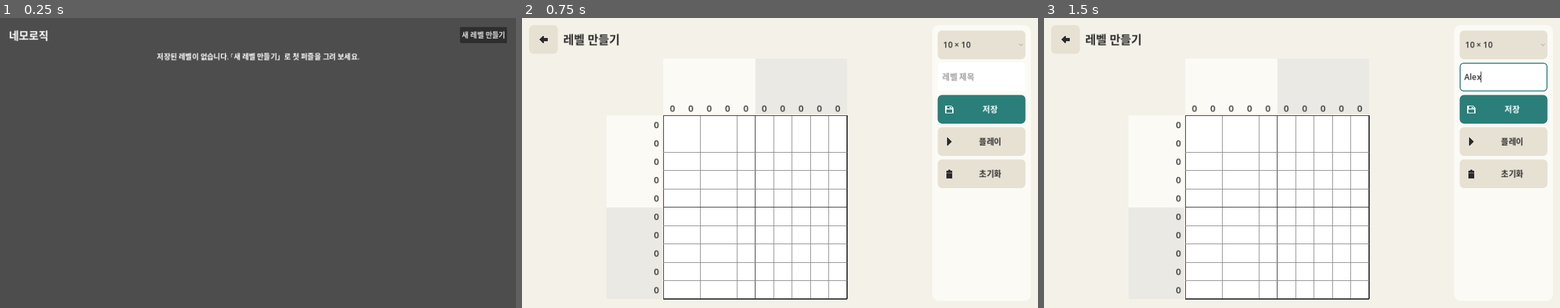
Above: before the commit, frames 1-3 (left to right).
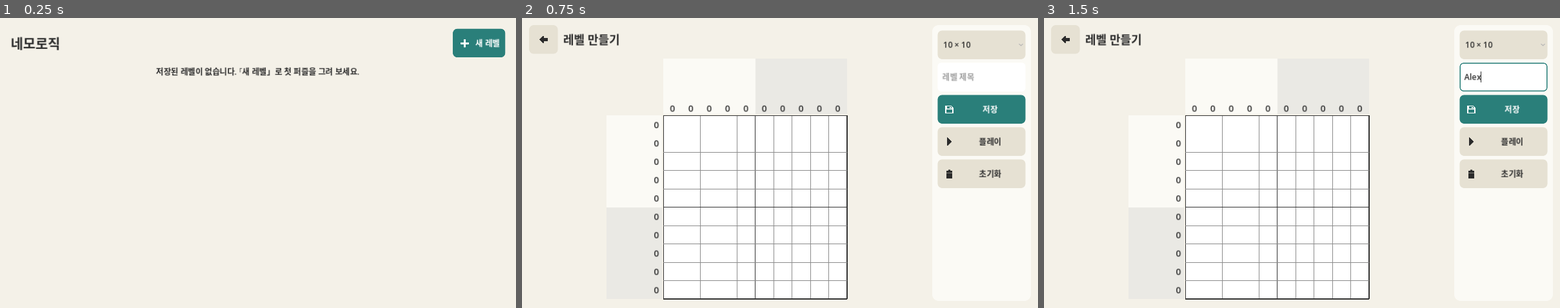
Above: after the commit, the same moments.

Repository: juooy/Nonogram
Game: Godot game, scene res://scenes/LevelSelect.tscn
The game is run twice, just before and just after one commit, with the same random seed, the same clock (stepped at 60 frames per second) and the same inputs.
Inputs (mouse positions are in pixels of both pictures, inside the frame that each line leads up to):
- Up to frame 1 (0.25 s): no input
- Up to frame 2 (0.75 s): click "새 레벨 만들기" (after the commit: "새 레벨") at 0.5 s
- Up to frame 3 (1.5 s): click (1503, 76) at 1.27 s; type "Alex" at 1.35 s

The runs differ from the first frame. In frame 1, 100% of the frame differs, in the area x 0-100%, y 0-100%; in frame 2, nothing differs; in frame 3, nothing differs.

Commit message:
feat(ui): LevelSelect 테마 + 캡처 도구 창 크기 옵션
- 종이 톤 배경, 「＋ 새 레벨」 AccentButton, 64px 카드형 목록 행
- tools/screenshot.gd: WxH 창 크기 인자, solve 플래그 위치 무관
- 실기기(Pixel 5a) 확인: 목록·에디터·플레이·펜 전환·클리어

Co-Authored-By: Claude Opus 5 <noreply@anthropic.com>

Diff:
--- a/scenes/LevelSelect.tscn
+++ b/scenes/LevelSelect.tscn
@@ -1,6 +1,7 @@
-[gd_scene load_steps=2 format=3]
+[gd_scene load_steps=3 format=3]
 
 [ext_resource type="Script" path="res://scripts/LevelSelectScene.gd" id="1"]
+[ext_resource type="Texture2D" path="res://assets/icons/plus.png" id="2"]
 
 [node name="LevelSelect" type="Control"]
 layout_mode = 3
@@ -9,15 +10,22 @@
 anchor_bottom = 1.0
 script = ExtResource("1")
 
+[node name="Background" type="ColorRect" parent="."]
+layout_mode = 1
+anchors_preset = 15
+anchor_right = 1.0
+anchor_bottom = 1.0
+color = Color(0.956863, 0.945098, 0.909804, 1)
+
 [node name="MarginContainer" type="MarginContainer" parent="."]
 layout_mode = 1
 anchors_preset = 15
 anchor_right = 1.0
 anchor_bottom = 1.0
-theme_override_constants/margin_left = 20
-theme_override_constants/margin_top = 20
-theme_override_constants/margin_right = 20
-theme_override_constants/margin_bottom = 20
+theme_override_constants/margin_left = 24
+theme_override_constants/margin_top = 24
+theme_override_constants/margin_right = 24
+theme_override_constants/margin_bottom = 24
 
 [node name="VBox" type="VBoxContainer" parent="MarginContainer"]
 layout_mode = 2
@@ -29,19 +37,22 @@
 [node name="Title" type="Label" parent="MarginContainer/VBox/TopBar"]
 layout_mode = 2
 text = "네모로직"
-theme_override_font_sizes/font_size = 24
+theme_override_font_sizes/font_size = 30
 
 [node name="Spacer" type="Control" parent="MarginContainer/VBox/TopBar"]
 layout_mode = 2
 size_flags_horizontal = 3
 
 [node name="NewBtn" type="Button" parent="MarginContainer/VBox/TopBar"]
+custom_minimum_size = Vector2(64, 64)
 layout_mode = 2
-text = "새 레벨 만들기"
+theme_type_variation = &"AccentButton"
+text = "새 레벨"
+icon = ExtResource("2")
 
 [node name="EmptyLabel" type="Label" parent="MarginContainer/VBox"]
 layout_mode = 2
-text = "저장된 레벨이 없습니다. 「새 레벨 만들기」로 첫 퍼즐을 그려 보세요."
+text = "저장된 레벨이 없습니다. 「새 레벨」로 첫 퍼즐을 그려 보세요."
 horizontal_alignment = 1
 
 [node name="Scroll" type="ScrollContainer" parent="MarginContainer/VBox"]
--- a/scripts/LevelSelectScene.gd
+++ b/scripts/LevelSelectScene.gd
@@ -11,6 +11,7 @@
 var storage := LevelStorage.new()
 
 func _ready() -> void:
+	theme = AppTheme.get_theme()
 	refresh()
 
 # 안드로이드 뒤로가기 (project.godot 의 quit_on_go_back=false 전제).
@@ -44,7 +45,8 @@
 		btn.name = "Level_" + level.id
 		btn.text = "%s  ·  %d×%d" % [level.title, level.grid_size.x, level.grid_size.y]
 		btn.alignment = HORIZONTAL_ALIGNMENT_LEFT
-		btn.custom_minimum_size = Vector2(0, 48)
+		btn.theme_type_variation = &"CardButton"
+		btn.custom_minimum_size = Vector2(0, AppTheme.BUTTON_MIN)
 		btn.pressed.connect(_open_game.bind(level))
 		list_box.add_child(btn)
 
--- a/tests/test_level_select.gd
+++ b/tests/test_level_select.gd
@@ -90,3 +90,15 @@
 	assert_true(s.go_back(), "handled again")
 	assert_true(ed.is_queued_for_deletion(), "editor closed")
 	assert_true(s.get_node("MarginContainer").visible, "list visible")
+
+# ── UI 스킨 ───────────────────────────────────────────────
+func test_theme_and_card_rows() -> void:
+	var st := _storage()
+	_save(st, "1000_0001", "a")
+	var s := _select(st)
+	assert_true(s.theme == AppTheme.get_theme(), "theme")
+	var row: Button = _rows(s)[0]
+	assert_eq(row.theme_type_variation, &"CardButton", "card")
+	assert_true(row.get_combined_minimum_size().y >= AppTheme.BUTTON_MIN, "row height")
+	var new_btn: Button = s.get_node("MarginContainer/VBox/TopBar/NewBtn")
+	assert_true(new_btn.get_combined_minimum_size().y >= AppTheme.BUTTON_MIN, "new btn")
--- a/tools/screenshot.gd
+++ b/tools/screenshot.gd
@@ -1,6 +1,7 @@
 extends SceneTree
 ## 씬 화면 캡처 (시각 확인용). --headless 없이 실행해야 렌더링된다.
-## godot --path . -s res://tools/screenshot.gd -- <scene> <out.png> [solve]
+## godot --path . -s res://tools/screenshot.gd -- <scene> <out.png> [WxH] [solve]
+##   WxH: 창 크기 (예: 1556x648 = Pixel 5a 비율). 생략 시 프로젝트 기본 1152x648
 ##   Editor 씬: 하트 샘플을 그린다
 ##   LevelSelect 씬: 임시 폴더에 샘플 레벨 3개를 넣어 목록을 찍는다 (끝나면 삭제)
 ##   Game 씬: 하트 샘플 레벨로 시작해 일부를 칠한다. solve 를 주면 끝까지 풀어 클리어 화면을 찍는다
@@ -14,7 +15,13 @@
 	var args := OS.get_cmdline_user_args()
 	var scene_path := args[0] if args.size() > 0 else "res://scenes/Editor.tscn"
 	var out := args[1] if args.size() > 1 else "user://screenshot.png"
-	var solve := args.size() > 2 and args[2] == "solve"
+	var solve := "solve" in args
+	for a in args.slice(2):
+		if RegEx.create_from_string("^[0-9]+x[0-9]+$").search(a):
+			var wh := a.split("x")
+			DisplayServer.window_set_size(Vector2i(int(wh[0]), int(wh[1])))
+			for i in 3:
+				await process_frame
 
 	var node: Node = load(scene_path).instantiate()
 	if "level" in node:
